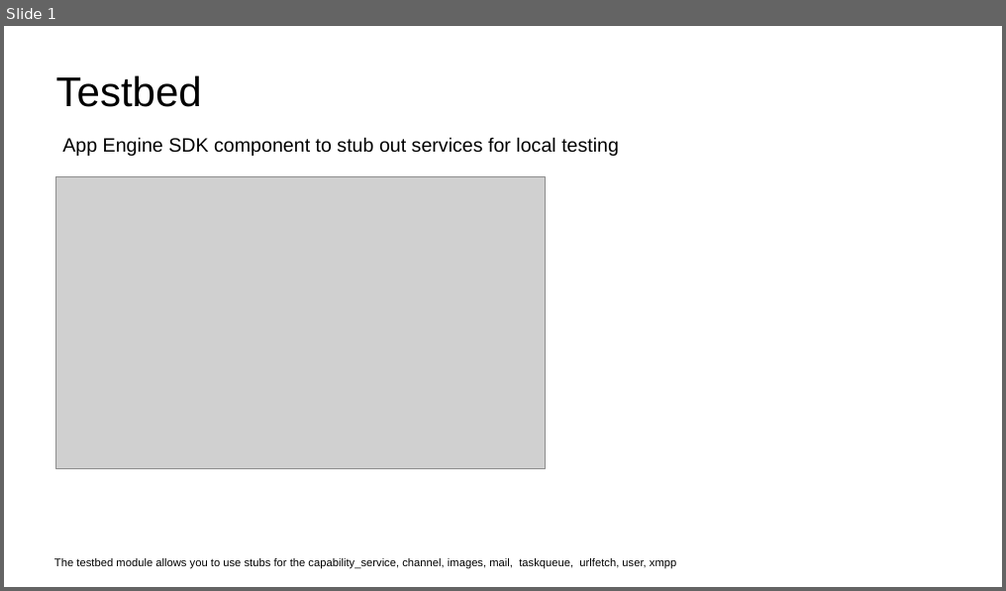
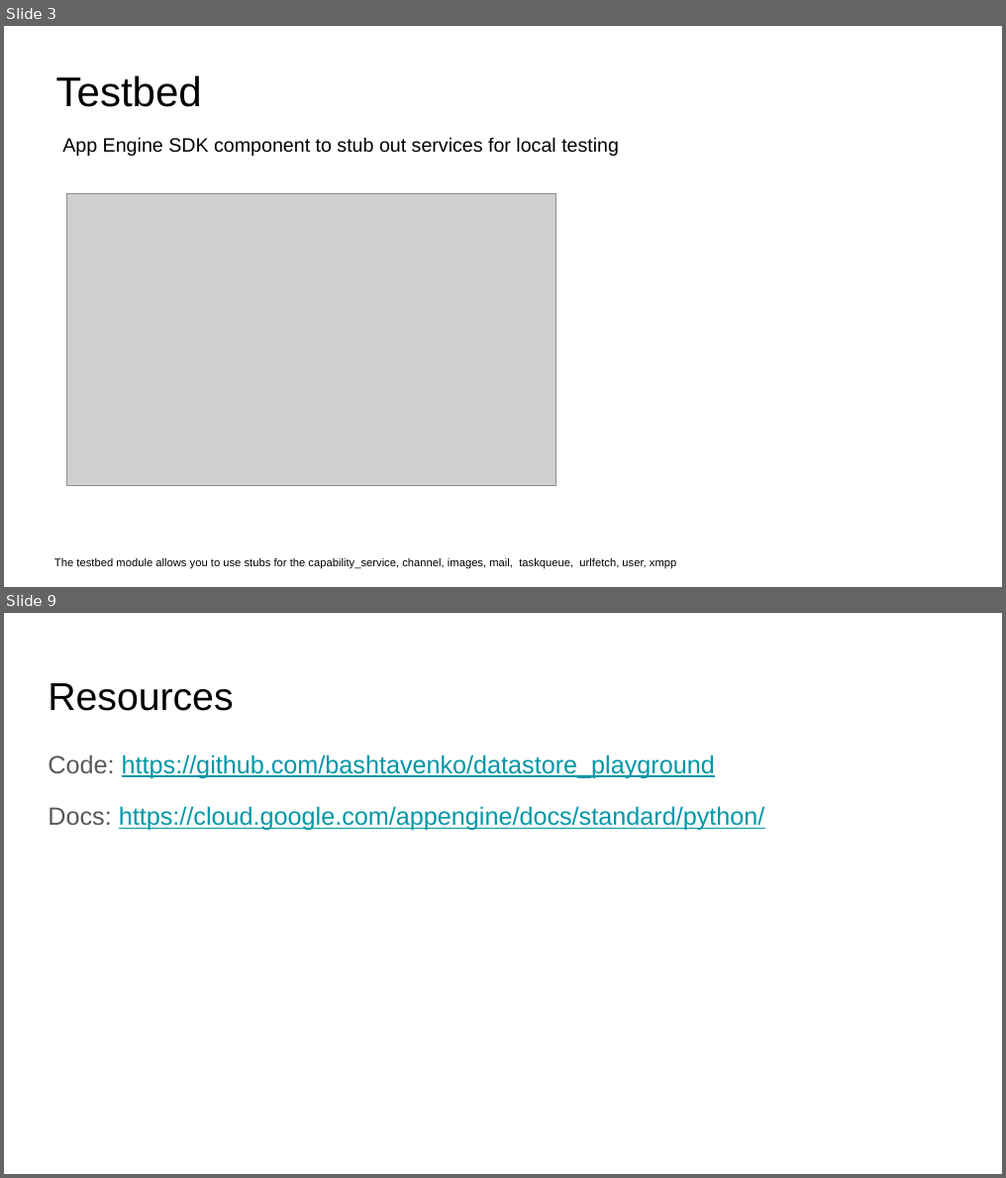
Before and after one commit to bashtavenko/datastore_playground, a slide deck: datastore-ndb-101.odp. Shown one above the other, each under a label of ours: slide 1 before the commit, slides 3 and 9 after it; the slides between them are not shown. The pictures are 1006x591 and 1006x1178 pixels, drawn with LibreOffice and Linux fonts; fonts in the diff are those of the drawing; grey boxes stand for pictures. Boxes give left, top, right and bottom in pixels: in the first picture for what was removed or moved away, otherwise in the second. Text is boxed around its words. In the diff, an @@ line names an element or a change of style, - is before the commit and + after.

Commit message:
Slides updates

```diff
--- a/datastore-ndb-101.odp
+++ b/datastore-ndb-101.odp
@@ slide 9 added at (x1=4, y1=613, x2=1002, y2=1174), background #FFFFFF @@
@@ title added at (x1=48, y1=683, x2=233, y2=711), 28 pt, text #000000 @@
+Resources
@@ text added at (x1=48, y1=755, x2=764, y2=831), 18 pt, text #0097A7, underline @@
+Code: https://github.com/bashtavenko/datastore_playground
+Docs: https://cloud.google.com/appengine/docs/standard/python/
@@ what was slide 1 is now slide 3 @@
@@ slide 3 changed as well @@
@@ picture moved from (x1=55, y1=176, x2=546, y2=470) to (x1=67, y1=193, x2=556, y2=486) @@
```
Also in this commit, not shown: 7 other slides added.
